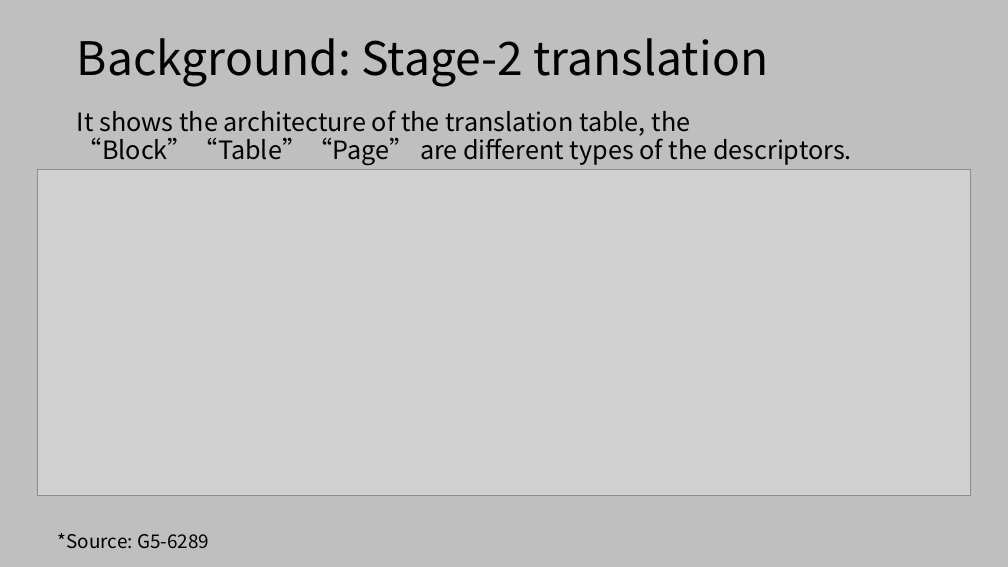
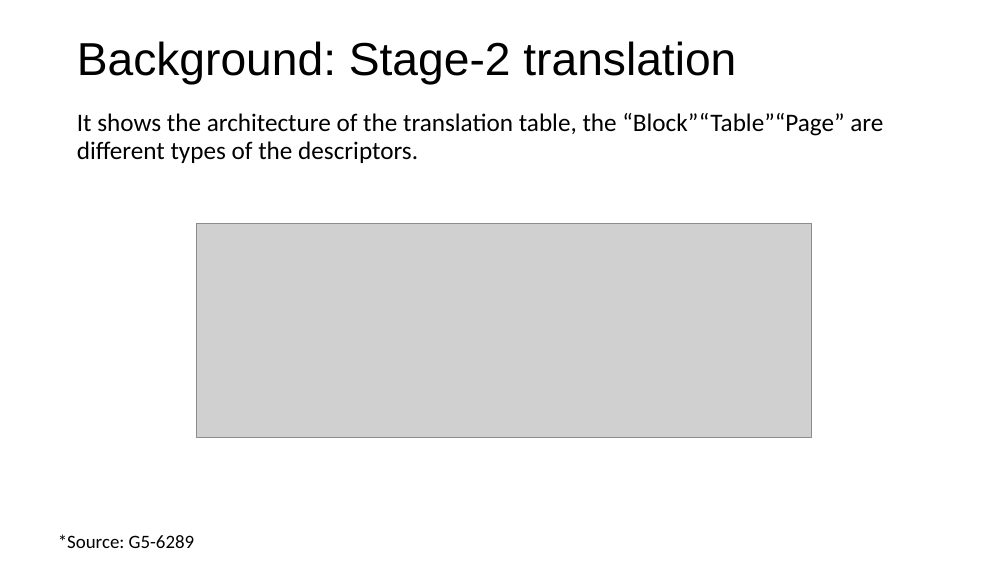
Before and after one commit to Compass-All/nailgun-teaching, a slide deck: slide 16 of defense-lab/NailgunDefense.pptx. Drawn at 1008x567 pixels with LibreOffice and Linux fonts; fonts in the diff are those of the drawing; grey boxes stand for pictures; background and template pictures are left out. Boxes give left, top, right and bottom in pixels: in the first picture for what was removed or moved away, otherwise in the second. Text is boxed around its words. In the diff, an @@ line names an element or a change of style, - is before the commit and + after.

```diff
--- a/defense-lab/NailgunDefense.pptx
+++ b/defense-lab/NailgunDefense.pptx
@@ background #BFBFBF to picture (left out) @@
@@ title "Background: Stage-2 translation" at (x1=77, y1=41, x2=736, y2=85): font Noto Sans CJK SC to Arial @@
@@ text "It shows the architecture of ..." at (x1=77, y1=113, x2=883, y2=163): font Noto Sans CJK SC to Calibri @@
@@ picture resized from (x1=37, y1=169, x2=971, y2=495) to (x1=197, y1=224, x2=811, y2=438) @@
@@ text "*Source: G5-6289" at (x1=58, y1=534, x2=195, y2=548): font Noto Sans CJK SC to Calibri @@
```
Also in this commit, not shown: 34 other slides changed.
